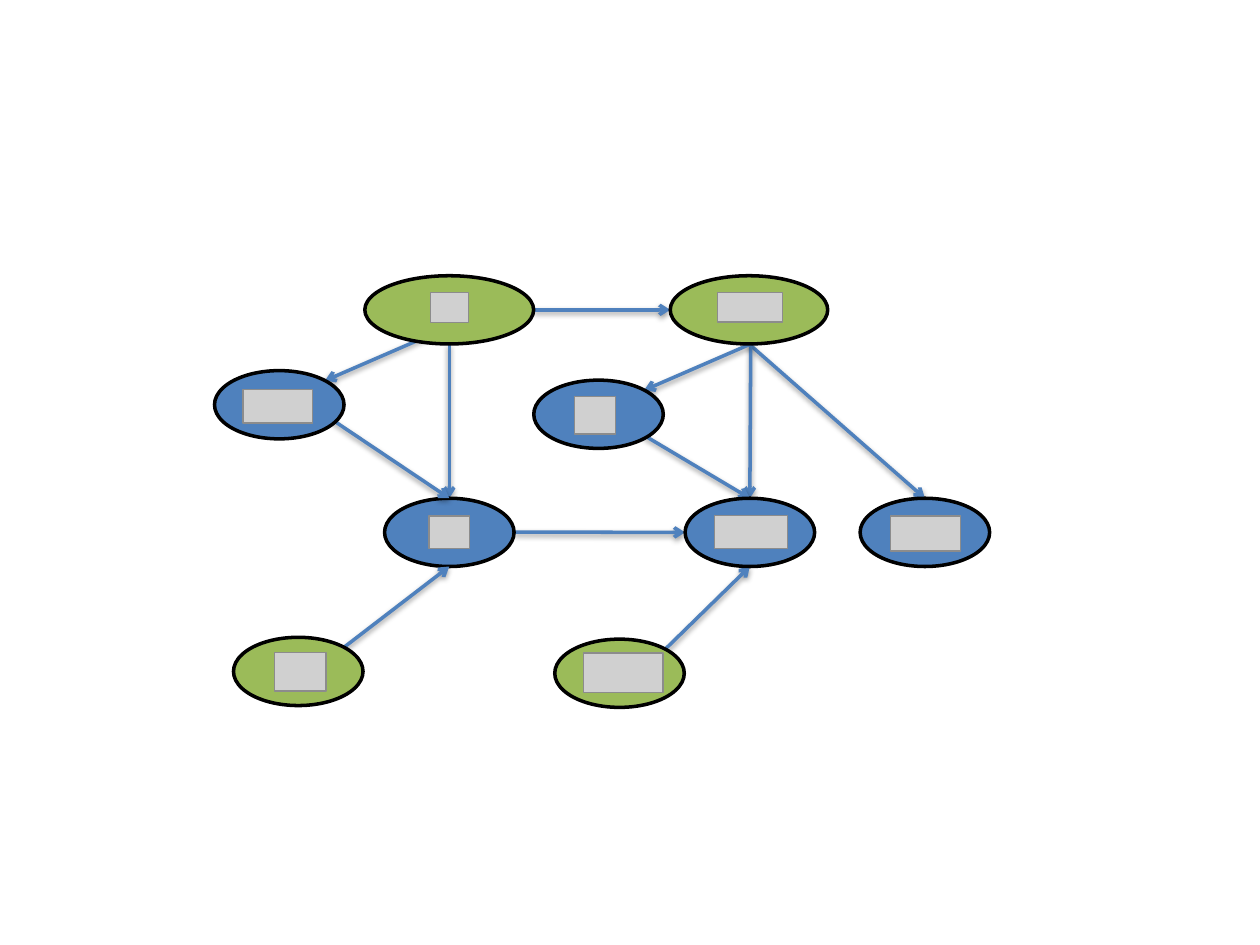
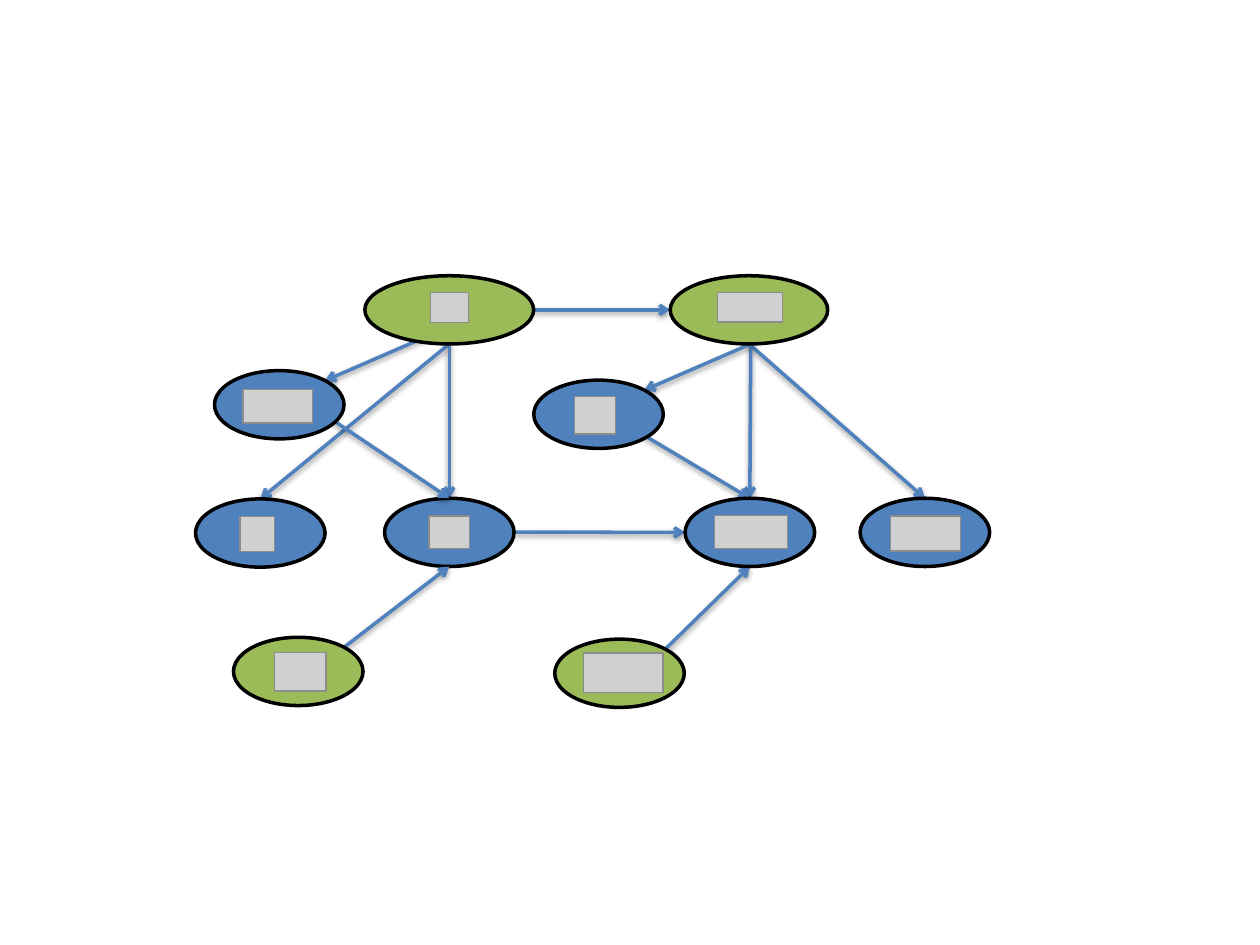
Before and after one commit to amidst/toolbox, a slide deck: slide 8 of doc/D2.1_AMIDSTModelingFramework/figures/CajaMarModelsBucket.pptx (slide 7 before the commit). Drawn at 1260x945 pixels with LibreOffice and Linux fonts; fonts in the diff are those of the drawing; grey boxes stand for pictures. Boxes give left, top, right and bottom in pixels: in the first picture for what was removed or moved away, otherwise in the second. Text is boxed around its words. In the diff, an @@ line names an element or a change of style, - is before the commit and + after.

```diff
--- a/doc/D2.1_AMIDSTModelingFramework/figures/CajaMarModelsBucket.pptx
+++ b/doc/D2.1_AMIDSTModelingFramework/figures/CajaMarModelsBucket.pptx
@@ arrow added from (450, 344) to (261, 499), #4F81BD 2 pt @@
@@ ellipse added at (195,499,325,567), fill #4F81BD, outline #000000 2 pt @@
@@ picture added at (241,517,275,552) @@
```
Also in this commit, not shown: 1 slide added, 2 other files.
